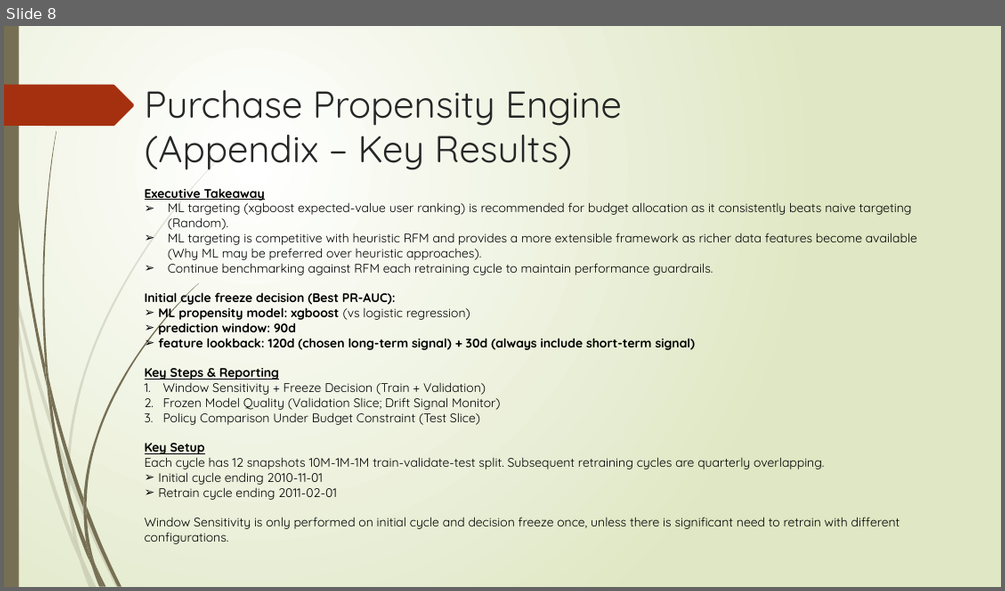
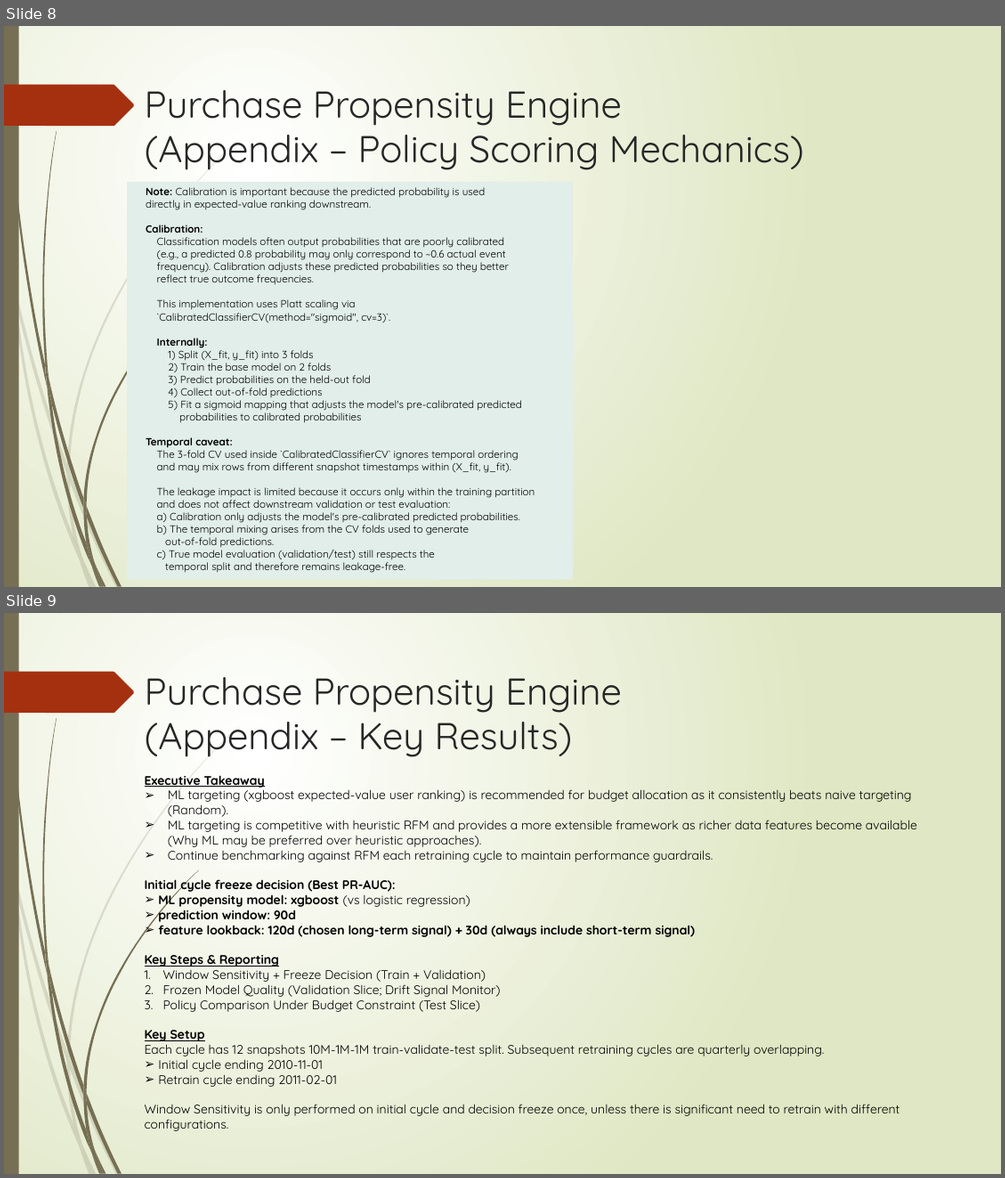
Before and after one commit to Phrey001/mle-marketplace-growth, a slide deck: docs/architecture.pptx. Shown one above the other, each under a label of ours: slide 8 before the commit, slides 8 and 9 after it. The pictures are 1005x591 and 1005x1178 pixels, drawn with LibreOffice and Linux fonts; fonts in the diff are those of the drawing. Boxes give left, top, right and bottom in pixels: in the first picture for what was removed or moved away, otherwise in the second. Text is boxed around its words. In the diff, an @@ line names an element or a change of style, - is before the commit and + after.

```diff
--- a/docs/architecture.pptx
+++ b/docs/architecture.pptx
@@ slide 8 added at box(4, 26, 1001, 587), background gradient #FFFFFF to #DFE8C4; not listed: 24 template elements that a slide beside it also shows @@
@@ title added at box(145, 90, 804, 170), 36 pt, text #262626 @@
+Purchase Propensity Engine
+(Appendix – Policy Scoring Mechanics)
@@ rectangle added at box(127, 182, 573, 580), fill #E1EEE9, 10 pt, text #000000 @@
+Note: Calibration is important because the predicted probability is used
+directly in expected-value ranking downstream.
+Calibration:
+Classification models often output probabilities that are poorly calibrated
+(e.g., a predicted 0.8 probability may only correspond to ~0.6 actual event
+frequency). Calibration adjusts these predicted probabilities so they better
+reflect true outcome frequencies.
+This implementation uses Platt scaling via
+`CalibratedClassifierCV(method="sigmoid", cv=3)`.
+Internally:
+1) Split (X_fit, y_fit) into 3 folds
+2) Train the base model on 2 folds
+3) Predict probabilities on the held-out fold
+4) Collect out-of-fold predictions
+5) Fit a sigmoid mapping that adjusts the model's pre-calibrated predicted
+probabilities to calibrated probabilities
+Temporal caveat:
+The 3-fold CV used inside `CalibratedClassifierCV` ignores temporal ordering
+and may mix rows from different snapshot timestamps within (X_fit, y_fit).
+The leakage impact is limited because it occurs only within the training partition
+and does not affect downstream validation or test evaluation:
+a) Calibration only adjusts the model's pre-calibrated predicted probabilities.
+b) The temporal mixing arises from the CV folds used to generate
+out-of-fold predictions.
+c) True model evaluation (validation/test) still respects the
+temporal split and therefore remains leakage-free.
@@ what was slide 8 is now slide 9 @@
```
Also in this commit, not shown: 3 slides changed, 42 other files.
